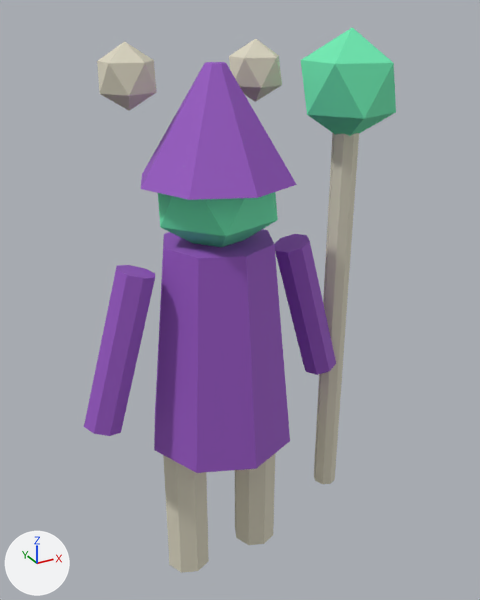
The glTF model assets/models/hero_spirit_keeper.glb as it was, and as the next commit left it.
Both versions are drawn from a 50 mm lens placed at (-1.14, -2.25, 2.41), pointed at (0.12, 0.04, 1.27). The lights are fixed; the arrows at lower left show +X, +Y and +Z. The first picture is the older version.

In view in the first picture: 'hero_spirit_keeper'.
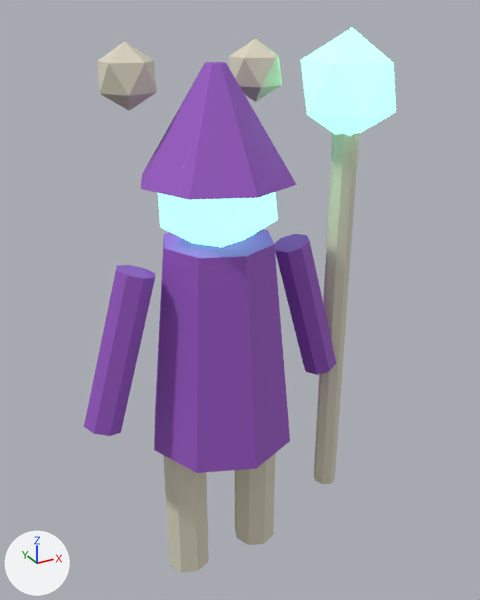
Changed parts and their boxes [x1, y1, x2, y2] in the pictures (480 x 600 px):
'hero_spirit_keeper', recoloured, surface changed (lighter)
    both: [115, 27, 396, 281]

The edits, one by one:
In material 'spirit_glow' (mat_spirit_glow), emission_color is now set to (0.232, 1.0, 0.592), green #84ffca.
In material 'spirit_glow' (mat_spirit_glow), emission_strength is now set to 2.2.
